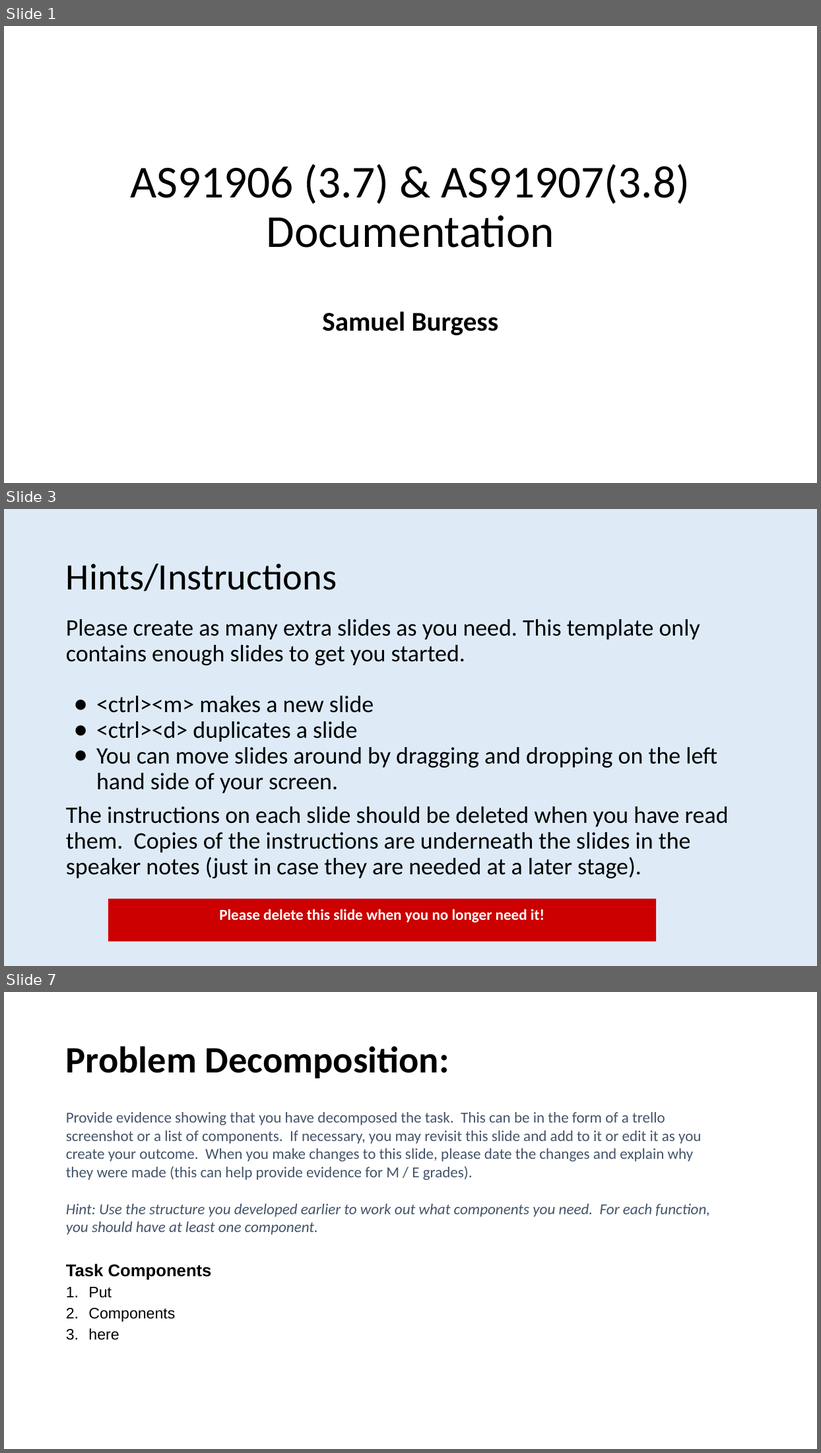
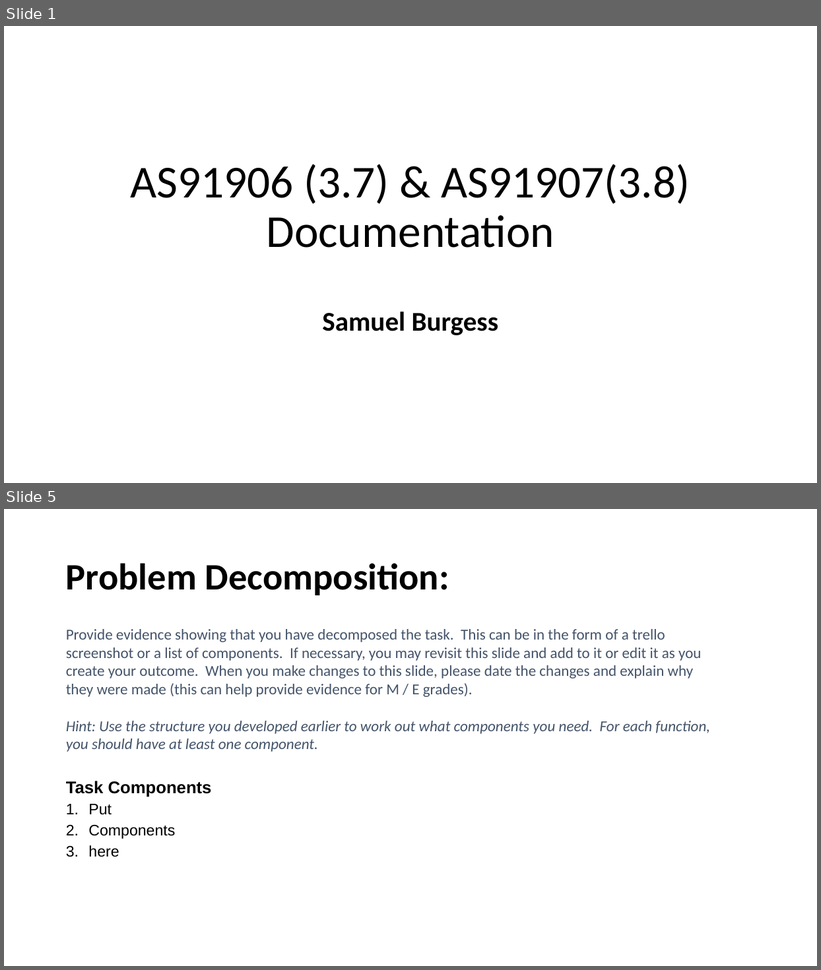
Before and after one commit to Samuel-Burgess/CS-Assesment-Programming, a slide deck: Documentation/3.7 and 3.8 Documentation Samuel Burgess.pptx. Shown one above the other, each under a label of ours: slides 1, 3 and 7 before the commit, slides 1 and 5 after it; the slides between them are not shown. The pictures are 821x1453 and 821x970 pixels, drawn with LibreOffice and Linux fonts; fonts in the diff are those of the drawing. Boxes give left, top, right and bottom in pixels: in the first picture for what was removed or moved away, otherwise in the second. Text is boxed around its words. In the diff, an @@ line names an element or a change of style, - is before the commit and + after.

```diff
--- a/Documentation/3.7 and 3.8 Documentation Samuel Burgess.pptx
+++ b/Documentation/3.7 and 3.8 Documentation Samuel Burgess.pptx
@@ slide 3 removed at (4,509,817,966), background #DEEBF7 @@
@@ title removed at (66,563,337,591) @@
-Hints/Instructions
@@ text removed at (66,619,729,879) @@
-Please create as many extra slides as you need. This template only contains enough slides to get you started.
-● <ctrl><m> makes a new slide
-● <ctrl><d> duplicates a slide
-● You can move slides around by dragging and dropping on the left hand side of your screen.
-The instructions on each slide should be deleted when you have read them. Copies of the instructions are underneath the slides in the speaker notes (just in case they are needed at a later stage).
@@ rectangle removed at (108,900,656,942) @@
-Please delete this slide when you no longer need it!
@@ what was slide 7 is now slide 5 @@
```
Also in this commit, not shown: 4 slides changed, 1 other slide removed, 2 other files.
